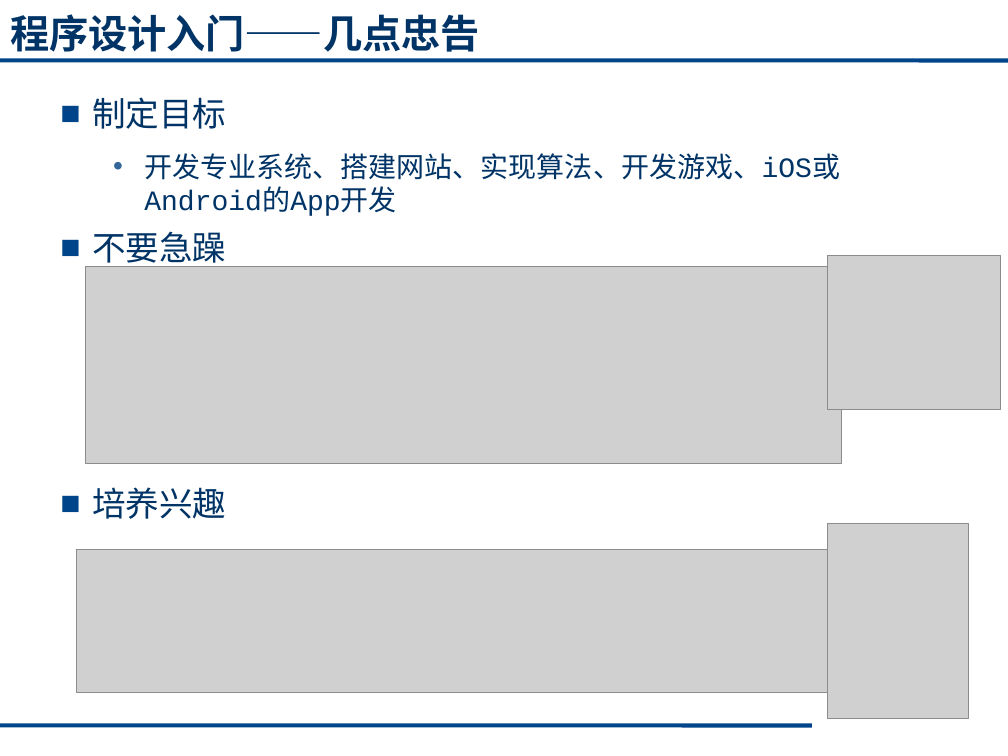
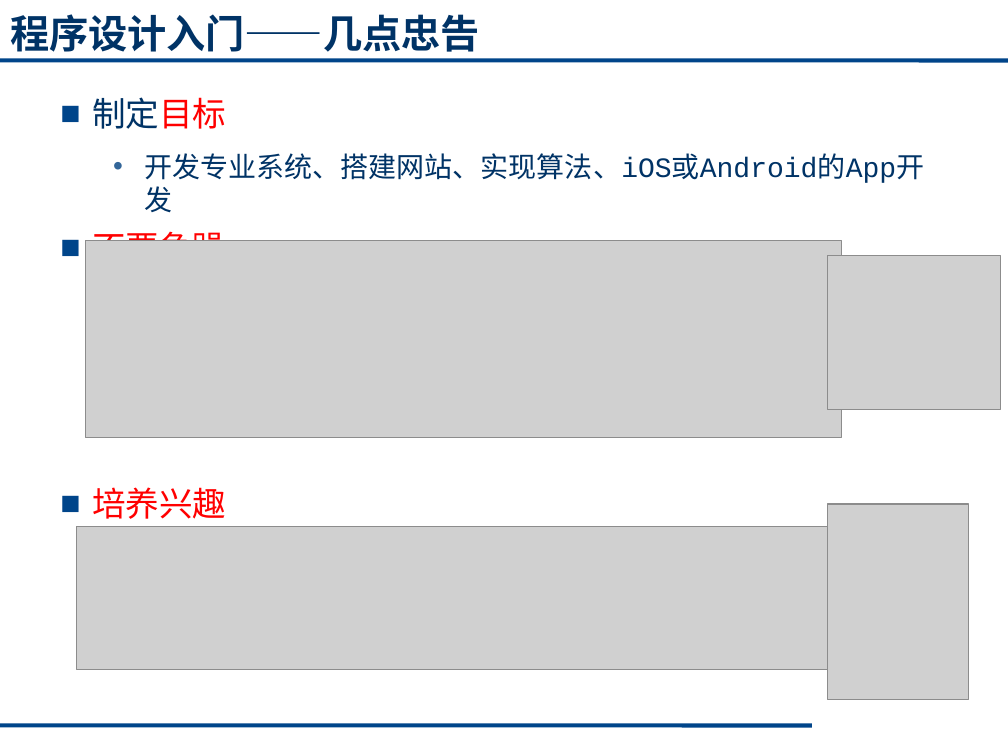
Before and after one commit to cugwhp/OOPCPP, a slide deck: slide 20 of 02.PPT/Ch1-绪论/C++1_1.pptx. Drawn at 1008x756 pixels with LibreOffice and Linux fonts; fonts in the diff are those of the drawing; grey boxes stand for pictures. Boxes give left, top, right and bottom in pixels: in the first picture for what was removed or moved away, otherwise in the second. Text is boxed around its words. In the diff, an @@ line names an element or a change of style, - is before the commit and + after.

```diff
--- a/02.PPT/Ch1-绪论/C++1_1.pptx
+++ b/02.PPT/Ch1-绪论/C++1_1.pptx
@@ text at (92, 97, 226, 519): text colour #003366 to #FF0000 in "制定目标", "不要急躁", "培养兴趣" @@
@@ text at (144, 153, 924, 183): text changed @@
-  • 开发专业系统、搭建网站、实现算法、开发游戏、iOS或Android的App开发
+  • 开发专业系统、搭建网站、实现算法、iOS或Android的App开发
@@ picture: place and size @@
-picture at (86, 267, 842, 464)
+picture at (86, 241, 842, 437)
@@ picture: place and size @@
-picture at (828, 523, 968, 719)
+picture at (828, 504, 968, 700)
@@ picture: place and size @@
-picture at (77, 549, 829, 691)
+picture at (77, 527, 829, 669)
```
Also in this commit, not shown: 4 other slides changed, 3 other files.
